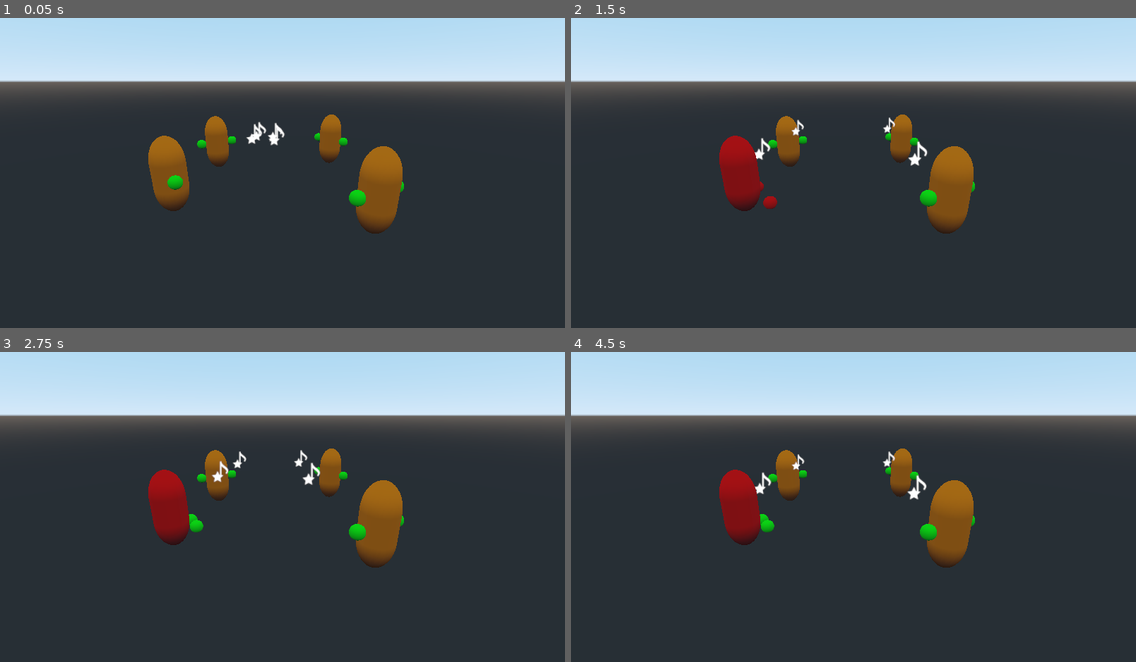
Above: before the commit, frames 1-4 (two rows, left to right).
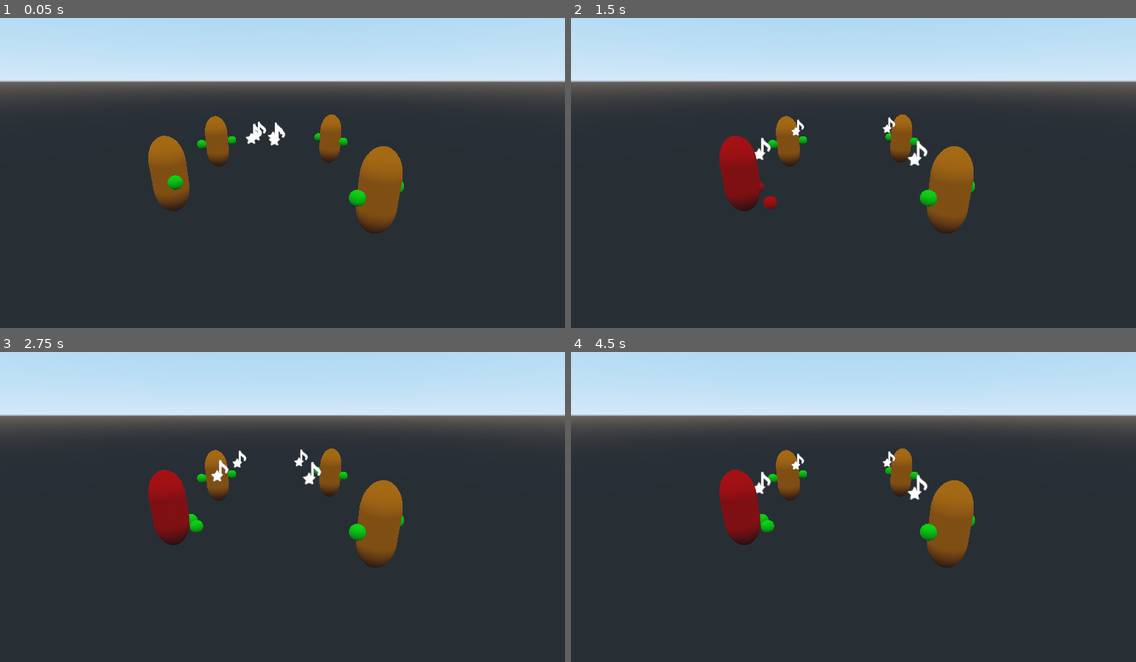
Above: after the commit, the same moments.

Repository: AbeVos/eldee47
Game: Godot game, scene res://scenes/Arm_test.tscn
Same seed, same stepped clock (60 frames per second), same inputs: the game is played once before the commit and once after it. The project has no main scene, so this scene is started directly.
Inputs (mouse positions are in pixels of both pictures, inside the frame that each line leads up to):
- Up to frame 1 (0.05 s): no input
- Up to frame 2 (1.5 s): tap Enter (ui_accept) at 0.5, 0.77 s; move the mouse to (977, 148) at 0.52 s; click (977, 148) at 0.67 s; drag from (740, 179) to (825, 228) at 1.27 s
- Up to frame 3 (2.75 s): move the mouse to (339, 423) at 2.02 s; click (339, 423) at 2.17 s
- Up to frame 4 (4.5 s): drag from (825, 562) to (684, 448) at 2.77 s; move the mouse to (1023, 547) at 3.52 s; click (1023, 547) at 3.67 s; tap Enter (ui_accept) at 3.77 s; drag from (684, 448) to (768, 414) at 4.27 s

The runs differ from the first frame. In frame 1, 0.1% of the frame differs, in the area x 43-51%, y 33-42%; in frame 2, 0.2%; in frame 3, 0.2%, in the area x 37-57%, y 31-43%; in frame 4, 0.2%.

Commit message:
Add Pathfollow to cultist

Diff:
--- a/game/scenes/Cultist.tscn
+++ b/game/scenes/Cultist.tscn
@@ -38,9 +38,11 @@
 curve = SubResource( 3 )
 
 [node name="Note" type="PathFollow" parent="NotePath"]
+rotation_mode = 0
 cubic_interp = false
 
 [node name="NoteParticle" parent="NotePath/Note" instance=ExtResource( 6 )]
+amount = 4
 visibility_aabb = AABB( -1, -1, -1, 2, 2, 2 )
 
 [node name="Tones" type="Spatial" parent="."]
